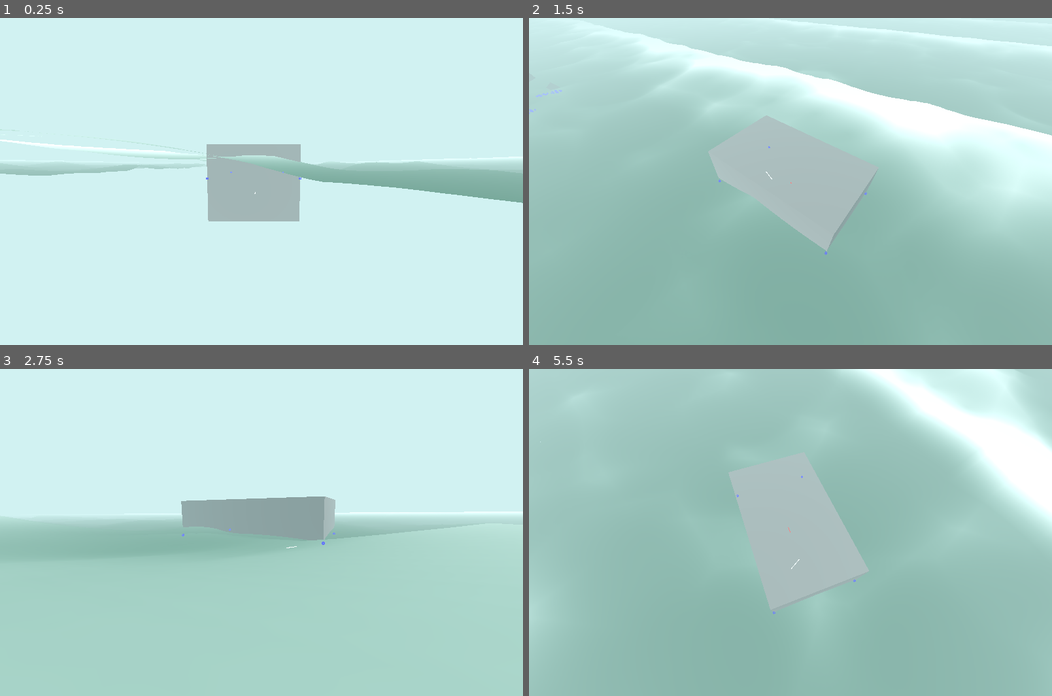
Above: before the commit, frames 1-4 (two rows, left to right).
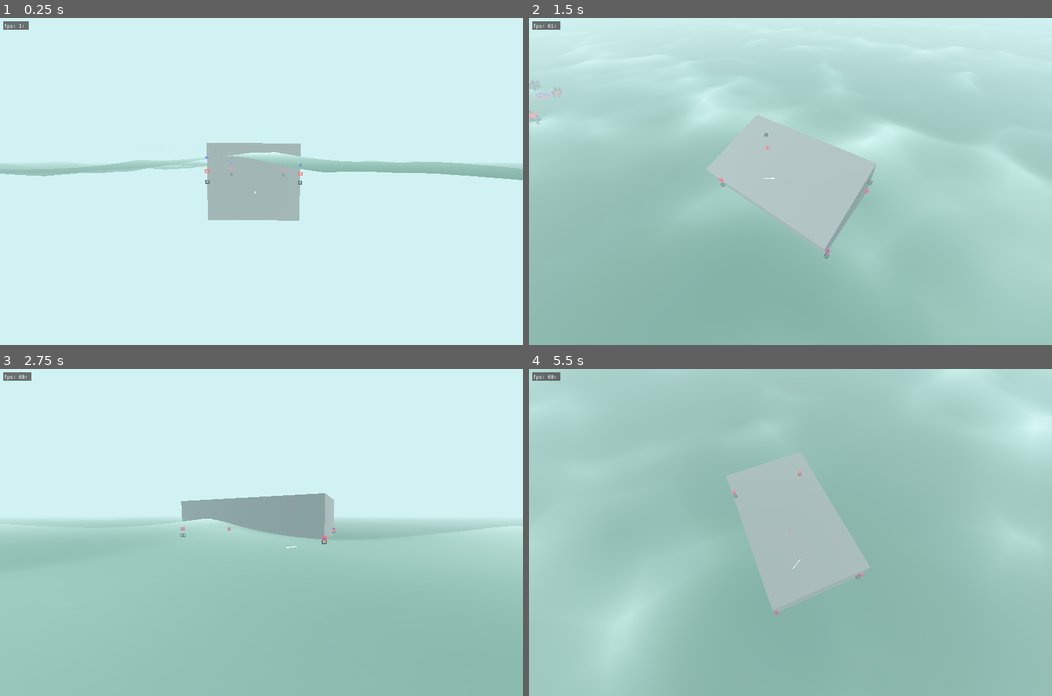
Above: after the commit, the same moments.

Repository: anthonyec/230904_godot_boat_game
Game: Godot game, scene res://main.tscn
Same seed, same stepped clock (60 frames per second), same inputs: the game is played once before the commit and once after it.
Inputs (mouse positions are in pixels of both pictures, inside the frame that each line leads up to):
- Up to frame 1 (0.25 s): no input
- Up to frame 2 (1.5 s): move the mouse to (905, 165) at 0.52 s; hold Right (ui_right) 0.53-1.28 s; move the mouse to (685, 197) at 1.27 s; hold Left (ui_left) from 1.28 s (still down)
- Up to frame 3 (2.75 s): move the mouse to (313, 460) at 2.02 s; release Left (ui_left) at 2.03 s; hold Right (ui_right) from 2.03 s (still down)
- Up to frame 4 (5.5 s): move the mouse to (764, 597) at 2.77 s; release Right (ui_right) at 2.78 s; hold Up (ui_up) 2.78-3.53 s; move the mouse to (947, 581) at 3.52 s; hold Left (ui_left) from 3.53 s (still down); move the mouse to (633, 483) at 4.27 s; move the mouse to (816, 532) at 5.02 s

The runs differ from the first frame. In frame 1, 3.5% of the frame differs, in the area x 0-100%, y 1-63%; in frame 2, 11%; in frame 3, 14%, in the area x 0-100%, y 1-100%; in frame 4, 11%.

Commit message:
Trying stuff

Diff:
--- a/buoyancy.gd
+++ b/buoyancy.gd
@@ -6,13 +6,12 @@
 
 @onready var water: Ocean = get_node("/root/Main/Ocean") as Ocean
 
-var water_height: float = 0
 var water_drag: float = 0.05
 var water_angular_drag: float = 0.1
 
 var gravity: float = ProjectSettings.get_setting("physics/3d/default_gravity")
 
-var current_depth: float = 0
+var current_wave_height: float = 0
 var submerged_percent: float = 0
 var is_any_submerged: bool = false
 
@@ -41,11 +40,8 @@
 		if not probe:
 			continue
 
-		var wave_height = water.get_height(probe.global_position)
-
-		var depth = water_height + wave_height - probe.global_position.y
-
-		current_depth = lerp(current_depth, depth, delta)
+		var water_height = water.get_height(probe.global_position)
+		var depth = water_height - probe.global_position.y
 
 		DebugDraw.draw_cube(Vector3(probe.global_position.x, water_height, probe.global_position.z), 0.1, Color.BLUE)
 
--- /dev/null
+++ b/debug.gd
@@ -0,0 +1,4 @@
+extends Node
+
+func _process(delta: float) -> void:
+	DebugDraw.set_text("fps: " + str(Engine.get_frames_per_second()))
--- a/entities/ocean/ocean.gd
+++ b/entities/ocean/ocean.gd
@@ -2,18 +2,23 @@
 extends Node3D
 
 @export var max_wave_height: float = 2
+@export var wave_direction_1: Vector2 = Vector2(0.05, 0.05)
+@export var wave_direction_2: Vector2 = Vector2(0.05, -0.05)
 
 @onready var simulation: SubViewport = $Simulation
+@onready var simulation_texture: ColorRect = $Simulation/Texture
 @onready var plane: MeshInstance3D = $Plane
 
 var plane_width: float = 50
 var plane_height: float = 50
 var max_planes: int = 10 # Even numbers work best for even spread around camera.
 
+var time: float = 0
 var last_call_time: int = 0
 var image: Image
 var image_size: Vector2
 var plane_material: ShaderMaterial
+var simulation_material: ShaderMaterial
 var planes: Array[MeshInstance3D] = []
 
 func _ready() -> void:
@@ -25,23 +30,28 @@
 		add_child(duplicated_plane)
 		planes.append(duplicated_plane)
 
-	var material = plane.mesh.surface_get_material(0)
-	plane_material = material
+	plane_material = plane.mesh.surface_get_material(0)
+	simulation_material = simulation_texture.material
 
 func _process(delta: float) -> void:
+	time += delta
+
 	# Update texture image cache.
 	var now = Time.get_ticks_msec()
 	var difference = now - last_call_time
 
 	# TODO: Maybe make this time dynamic based on the average time the GPU
 	# takes to send back the image?
-	if difference > 250:
+	if difference > 150:
 		image = simulation.get_texture().get_image()
 		image_size = Vector2(float(image.get_width()), float(image.get_height()))
 		last_call_time = Time.get_ticks_msec()
 
 	# Set wave shader parameters.
 	plane_material.set_shader_parameter("MaxWaveHeight", max_wave_height)
+	simulation_material.set_shader_parameter("Time", time)
+	simulation_material.set_shader_parameter("WaveDirection1", wave_direction_1)
+	simulation_material.set_shader_parameter("WaveDirection2", wave_direction_2)
 
 	# Infinite planes.
 	var camera = get_viewport().get_camera_3d()
--- a/entities/ocean/ocean.tscn
+++ b/entities/ocean/ocean.tscn
@@ -9,6 +9,8 @@
 
 [sub_resource type="ShaderMaterial" id="ShaderMaterial_h8gt6"]
 shader = ExtResource("2_urw8w")
+shader_parameter/WaveDirection1 = Vector2(0.05, 0.05)
+shader_parameter/WaveDirection2 = Vector2(0.05, -0.05)
 shader_parameter/Noise1 = ExtResource("3_5oned")
 shader_parameter/Noise2 = ExtResource("4_7tblb")
 shader_parameter/Wave1 = ExtResource("5_l67ha")
@@ -20,7 +22,7 @@
 resource_local_to_scene = true
 render_priority = 0
 shader = ExtResource("3_bivtf")
-shader_parameter/MaxWaveHeight = 5.0
+shader_parameter/MaxWaveHeight = 1.0
 shader_parameter/ColorParameter = Color(0.323353, 0.490241, 0.427527, 1)
 shader_parameter/Simulation = SubResource("ViewportTexture_3vjlp")
 
--- a/entities/ocean/plane.tres
+++ b/entities/ocean/plane.tres
@@ -128,7 +128,6 @@
 
 }
 "
-graph_offset = Vector2(-574.092, -102.552)
 varyings/simulation = "0,4"
 nodes/vertex/0/position = Vector2(760, -40)
 nodes/vertex/2/node = SubResource("VisualShaderNodeTexture2DParameter_ex0bm")
--- a/entities/ocean/simulation.tres
+++ b/entities/ocean/simulation.tres
@@ -63,6 +63,56 @@
 [sub_resource type="VisualShaderNodeInput" id="VisualShaderNodeInput_arbvo"]
 input_name = "time"
 
+[sub_resource type="VisualShaderNodeVec2Parameter" id="VisualShaderNodeVec2Parameter_6o3i0"]
+parameter_name = "WaveDirection1"
+default_value_enabled = true
+default_value = Vector2(0.05, 0.05)
+
+[sub_resource type="VisualShaderNodeVec2Parameter" id="VisualShaderNodeVec2Parameter_qfha3"]
+parameter_name = "WaveDirection2"
+default_value_enabled = true
+default_value = Vector2(0.05, -0.05)
+
+[sub_resource type="VisualShaderNodeVectorOp" id="VisualShaderNodeVectorOp_s6bip"]
+default_input_values = [0, Vector2(0, 0), 1, Vector2(0.1, 0.1)]
+op_type = 0
+operator = 2
+
+[sub_resource type="VisualShaderNodeUVFunc" id="VisualShaderNodeUVFunc_6rfyb"]
+
+[sub_resource type="VisualShaderNodeTexture" id="VisualShaderNodeTexture_igx4q"]
+output_port_for_preview = 0
+source = 5
+texture = SubResource("NoiseTexture2D_w6nti")
+
+[sub_resource type="VisualShaderNodeTexture2DParameter" id="VisualShaderNodeTexture2DParameter_s76l8"]
+parameter_name = "SmallNoise1"
+texture_repeat = 1
+
+[sub_resource type="VisualShaderNodeInput" id="VisualShaderNodeInput_n7vej"]
+input_name = "time"
+
+[sub_resource type="VisualShaderNodeVectorOp" id="VisualShaderNodeVectorOp_bao4q"]
+default_input_values = [0, Quaternion(0, 0, 0, 0), 1, Quaternion(0, 0, 0, 0)]
+op_type = 2
+
+[sub_resource type="VisualShaderNodeUVFunc" id="VisualShaderNodeUVFunc_bgddd"]
+
+[sub_resource type="VisualShaderNodeVectorOp" id="VisualShaderNodeVectorOp_k7tm2"]
+default_input_values = [0, Vector2(0, 0), 1, Vector2(-0.1, -0.1)]
+op_type = 0
+operator = 2
+
+[sub_resource type="VisualShaderNodeTexture" id="VisualShaderNodeTexture_3ckm6"]
+output_port_for_preview = 0
+source = 5
+texture = SubResource("NoiseTexture2D_w6nti")
+
+[sub_resource type="VisualShaderNodeVectorOp" id="VisualShaderNodeVectorOp_xf0k0"]
+default_input_values = [0, Quaternion(0, 0, 0, 0), 1, Quaternion(0, 0, 0, 0)]
+op_type = 2
+operator = 2
+
 [sub_resource type="VisualShaderNodeTexture" id="VisualShaderNodeTexture_l84dd"]
 output_port_for_preview = 0
 source = 5
@@ -77,7 +127,9 @@
 code = "shader_type canvas_item;
 render_mode blend_mix;
 
+uniform vec2 WaveDirection1 = vec2(0.050000, 0.050000);
 uniform sampler2D Noise1 : repeat_enable;
+uniform vec2 WaveDirection2 = vec2(0.050000, -0.050000);
 uniform sampler2D Noise2 : repeat_enable;
 uniform sampler2D Wave1 : repeat_enable;
 
@@ -88,9 +140,12 @@
 	float n_out9p0 = TIME;
 
 
+// Vector2Parameter:33
+	vec2 n_out33p0 = WaveDirection1;
+
+
 // VectorOp:10
-	vec2 n_in10p1 = vec2(0.05000, 0.05000);
-	vec2 n_out10p0 = vec2(n_out9p0) * n_in10p1;
+	vec2 n_out10p0 = vec2(n_out9p0) * n_out33p0;
 
 
 // UVFunc:8
@@ -107,9 +162,12 @@
 	float n_out32p0 = TIME;
 
 
+// Vector2Parameter:34
+	vec2 n_out34p0 = WaveDirection2;
+
+
 // VectorOp:12
-	vec2 n_in12p1 = vec2(0.05000, -0.05000);
-	vec2 n_out12p0 = vec2(n_out32p0) * n_in12p1;
+	vec2 n_out12p0 = vec2(n_out32p0) * n_out34p0;
 
 
 // UVFunc:13
@@ -157,7 +215,7 @@
 
 }
 "
-graph_offset = Vector2(-2041.4, 947.209)
+graph_offset = Vector2(-793.65, -6.40693)
 mode = 1
 flags/light_only = false
 nodes/fragment/0/position = Vector2(-900, 160)
@@ -176,13 +234,13 @@
 nodes/fragment/18/node = SubResource("VisualShaderNodeMultiplyAdd_k5q7t")
 nodes/fragment/18/position = Vector2(-1900, 60)
 nodes/fragment/22/node = SubResource("VisualShaderNodeUVFunc_7woy2")
-nodes/fragment/22/position = Vector2(-3900, 2280)
+nodes/fragment/22/position = Vector2(-4760, 2280)
 nodes/fragment/23/node = SubResource("VisualShaderNodeVectorOp_rq0jr")
-nodes/fragment/23/position = Vector2(-4300, 2320)
+nodes/fragment/23/position = Vector2(-5160, 2320)
 nodes/fragment/25/node = SubResource("VisualShaderNodeUVFunc_j045g")
-nodes/fragment/25/position = Vector2(-3380, 2280)
+nodes/fragment/25/position = Vector2(-4240, 2280)
 nodes/fragment/26/node = SubResource("VisualShaderNodeInput_hjh6m")
-nodes/fragment/26/position = Vector2(-4960, 2460)
+nodes/fragment/26/position = Vector2(-5820, 2460)
 nodes/fragment/27/node = SubResource("VisualShaderNodeTexture2DParameter_0ah81")
 nodes/fragment/27/position = Vector2(-4120, -440)
 nodes/fragment/28/node = SubResource("VisualShaderNodeTexture_moqlx")
@@ -190,9 +248,33 @@
 nodes/fragment/29/node = SubResource("VisualShaderNodeTexture2DParameter_o5hp0")
 nodes/fragment/29/position = Vector2(-4520, 1400)
 nodes/fragment/30/node = SubResource("VisualShaderNodeTexture_jgilj")
-nodes/fragment/30/position = Vector2(-2640, 2340)
+nodes/fragment/30/position = Vector2(-3500, 2340)
 nodes/fragment/31/node = SubResource("VisualShaderNodeTexture2DParameter_nicue")
-nodes/fragment/31/position = Vector2(-3560, 2880)
+nodes/fragment/31/position = Vector2(-4420, 2880)
 nodes/fragment/32/node = SubResource("VisualShaderNodeInput_arbvo")
 nodes/fragment/32/position = Vector2(-5880, 800)
-nodes/fragment/connections = PackedInt32Array(8, 0, 7, 0, 10, 0, 8, 2, 12, 0, 13, 2, 7, 0, 18, 0, 23, 0, 22, 2, 22, 0, 25, 0, 18, 0, 0, 0, 9, 0, 10, 0, 26, 0, 23, 0, 27, 0, 7, 2, 29, 0, 28, 2, 13, 0, 28, 0, 28, 0, 18, 1, 31, 0, 30, 2, 25, 0, 30, 0, 30, 0, 18, 2, 32, 0, 12, 0)
+nodes/fragment/33/node = SubResource("VisualShaderNodeVec2Parameter_6o3i0")
+nodes/fragment/33/position = Vector2(-5180, -480)
+nodes/fragment/34/node = SubResource("VisualShaderNodeVec2Parameter_qfha3")
+nodes/fragment/34/position = Vector2(-5860, 1000)
+nodes/fragment/35/node = SubResource("VisualShaderNodeVectorOp_s6bip")
+nodes/fragment/35/position = Vector2(-4741.61, 3769.36)
+nodes/fragment/36/node = SubResource("VisualShaderNodeUVFunc_6rfyb")
+nodes/fragment/36/position = Vector2(-4401.61, 3769.36)
+nodes/fragment/37/node = SubResource("VisualShaderNodeTexture_igx4q")
+nodes/fragment/37/position = Vector2(-3360, 3120)
+nodes/fragment/38/node = SubResource("VisualShaderNodeTexture2DParameter_s76l8")
+nodes/fragment/38/position = Vector2(-4500, 4520)
+nodes/fragment/39/node = SubResource("VisualShaderNodeInput_n7vej")
+nodes/fragment/39/position = Vector2(-5561.61, 3769.36)
+nodes/fragment/41/node = SubResource("VisualShaderNodeVectorOp_bao4q")
+nodes/fragment/41/position = Vector2(-2160, 400)
+nodes/fragment/42/node = SubResource("VisualShaderNodeUVFunc_bgddd")
+nodes/fragment/42/position = Vector2(-4380, 4120)
+nodes/fragment/43/node = SubResource("VisualShaderNodeVectorOp_k7tm2")
+nodes/fragment/43/position = Vector2(-4720, 4120)
+nodes/fragment/44/node = SubResource("VisualShaderNodeTexture_3ckm6")
+nodes/fragment/44/position = Vector2(-3380, 3840)
+nodes/fragment/45/node = SubResource("VisualShaderNodeVectorOp_xf0k0")
+nodes/fragment/45/position = Vector2(-2680, 2880)
+nodes/fragment/connections = PackedInt32Array(8, 0, 7, 0, 10, 0, 8, 2, 12, 0, 13, 2, 23, 0, 22, 2, 22, 0, 25, 0, 18, 0, 0, 0, 26, 0, 23, 0, 27, 0, 7, 2, 29, 0, 28, 2, 13, 0, 28, 0, 31, 0, 30, 2, 25, 0, 30, 0, 32, 0, 12, 0, 33, 0, 10, 1, 34, 0, 12, 1, 9, 0, 10, 0, 35, 0, 36, 2, 38, 0, 37, 2, 36, 0, 37, 0, 39, 0, 35, 0, 28, 0, 18, 1, 7, 0, 18, 0, 43, 0, 42, 2, 39, 0, 43, 0, 42, 0, 44, 0, 38, 0, 44, 2, 44, 0, 45, 1, 37, 0, 45, 0, 30, 0, 18, 2)
--- /dev/null
+++ b/entities/ocean/small_noise_1.tres
@@ -0,0 +1,11 @@
+[gd_resource type="NoiseTexture2D" load_steps=2 format=3 uid="uid://h4flp4v17tck"]
+
+[sub_resource type="FastNoiseLite" id="FastNoiseLite_kbspt"]
+noise_type = 0
+frequency = 0.002
+fractal_type = 0
+cellular_jitter = 1.0
+
+[resource]
+seamless = true
+noise = SubResource("FastNoiseLite_kbspt")
--- a/entities/ocean/wave_1.tres
+++ b/entities/ocean/wave_1.tres
@@ -1,8 +1,8 @@
 [gd_resource type="GradientTexture2D" load_steps=2 format=3 uid="uid://toocs14n1xmp"]
 
 [sub_resource type="Gradient" id="Gradient_36gwg"]
-offsets = PackedFloat32Array(0.0191972, 0.08726, 0.446771)
-colors = PackedColorArray(0, 0, 0, 1, 1, 1, 1, 1, 0, 0, 0, 1)
+offsets = PackedFloat32Array(0.0191972, 0.272436, 0.660256)
+colors = PackedColorArray(0, 0, 0, 1, 0.466181, 0.466181, 0.466181, 1, 0, 0, 0, 1)
 
 [resource]
 gradient = SubResource("Gradient_36gwg")
--- a/main.tscn
+++ b/main.tscn
@@ -1,10 +1,49 @@
-[gd_scene load_steps=13 format=3 uid="uid://be3homwduf1qf"]
+[gd_scene load_steps=17 format=3 uid="uid://be3homwduf1qf"]
 
 [ext_resource type="Script" path="res://buoyancy.gd" id="1_axg7x"]
 [ext_resource type="PackedScene" uid="uid://bki4o2smxksy7" path="res://entities/ocean/ocean.tscn" id="1_hxmui"]
 [ext_resource type="Script" path="res://probe.gd" id="2_ukv4q"]
 [ext_resource type="Script" path="res://player_controls.gd" id="3_h2wjn"]
 [ext_resource type="PackedScene" uid="uid://x4a4si75gp2x" path="res://entities/gameplay_camera/gameplay_camera.tscn" id="3_hxa1h"]
+[ext_resource type="Script" path="res://debug.gd" id="6_xhnwx"]
+
+[sub_resource type="Animation" id="Animation_vid2y"]
+length = 0.001
+tracks/0/type = "value"
+tracks/0/imported = false
+tracks/0/enabled = true
+tracks/0/path = NodePath("Ocean:wave_direction_1")
+tracks/0/interp = 1
+tracks/0/loop_wrap = true
+tracks/0/keys = {
+"times": PackedFloat32Array(0),
+"transitions": PackedFloat32Array(1),
+"update": 0,
+"values": [Vector2(0.05, 0.05)]
+}
+
+[sub_resource type="Animation" id="Animation_4n8xm"]
+resource_name = "test_wave"
+length = 10.0
+loop_mode = 1
+tracks/0/type = "value"
+tracks/0/imported = false
+tracks/0/enabled = true
+tracks/0/path = NodePath("Ocean:wave_direction_1")
+tracks/0/interp = 1
+tracks/0/loop_wrap = true
+tracks/0/keys = {
+"times": PackedFloat32Array(0, 5),
+"transitions": PackedFloat32Array(1, 1),
+"update": 0,
+"values": [Vector2(0.05, 0.05), Vector2(0.1, 0.1)]
+}
+
+[sub_resource type="AnimationLibrary" id="AnimationLibrary_37l05"]
+_data = {
+"RESET": SubResource("Animation_vid2y"),
+"test_wave": SubResource("Animation_4n8xm")
+}
 
 [sub_resource type="Environment" id="Environment_h648m"]
 background_mode = 1
@@ -33,10 +72,19 @@
 
 [node name="Main" type="Node3D"]
 
+[node name="Debug" type="Node" parent="."]
+script = ExtResource("6_xhnwx")
+
+[node name="AnimationPlayer" type="AnimationPlayer" parent="."]
+libraries = {
+"": SubResource("AnimationLibrary_37l05")
+}
+
 [node name="WorldEnvironment" type="WorldEnvironment" parent="."]
 environment = SubResource("Environment_h648m")
 
 [node name="Ocean" parent="." instance=ExtResource("1_hxmui")]
+wave_direction_2 = Vector2(0.05, 0.07)
 
 [node name="GameplayCamera" parent="." node_paths=PackedStringArray("target") instance=ExtResource("3_hxa1h")]
 target = NodePath("../Player")
--- a/player_controls.gd
+++ b/player_controls.gd
@@ -30,7 +30,8 @@
 
 	DebugDraw.draw_ray_3d(rudder_position, rudder_direction, 1, Color.WHITE)
 
-	var is_rudder_in_water: bool = (player.global_position + rudder_offset).y < water_height
+#	var is_rudder_in_water: bool = (player.global_position + rudder_offset).y < water_height
+	var is_rudder_in_water: bool = true
 
 	if not is_rudder_in_water:
 		return
--- a/probe.gd
+++ b/probe.gd
@@ -3,5 +3,19 @@
 
 @export var float_force_multiplier: float = 1
 
+var water_height: float = 0
+
 func _ready() -> void:
 	visible = false
+
+func _process(delta: float) -> void:
+	var water = get_parent().water
+
+	water_height = lerp(water_height, water.get_height(global_position), delta * 5)
+
+	DebugDraw.draw_cube(global_position, 0.2, Color.BLACK)
+	DebugDraw.draw_cube(
+		Vector3(global_position.x, water_height, global_position.z),
+		0.2,
+		Color.RED
+	)
Not shown: 1 places in entities/ocean/simulation.tres that only renumber resources
